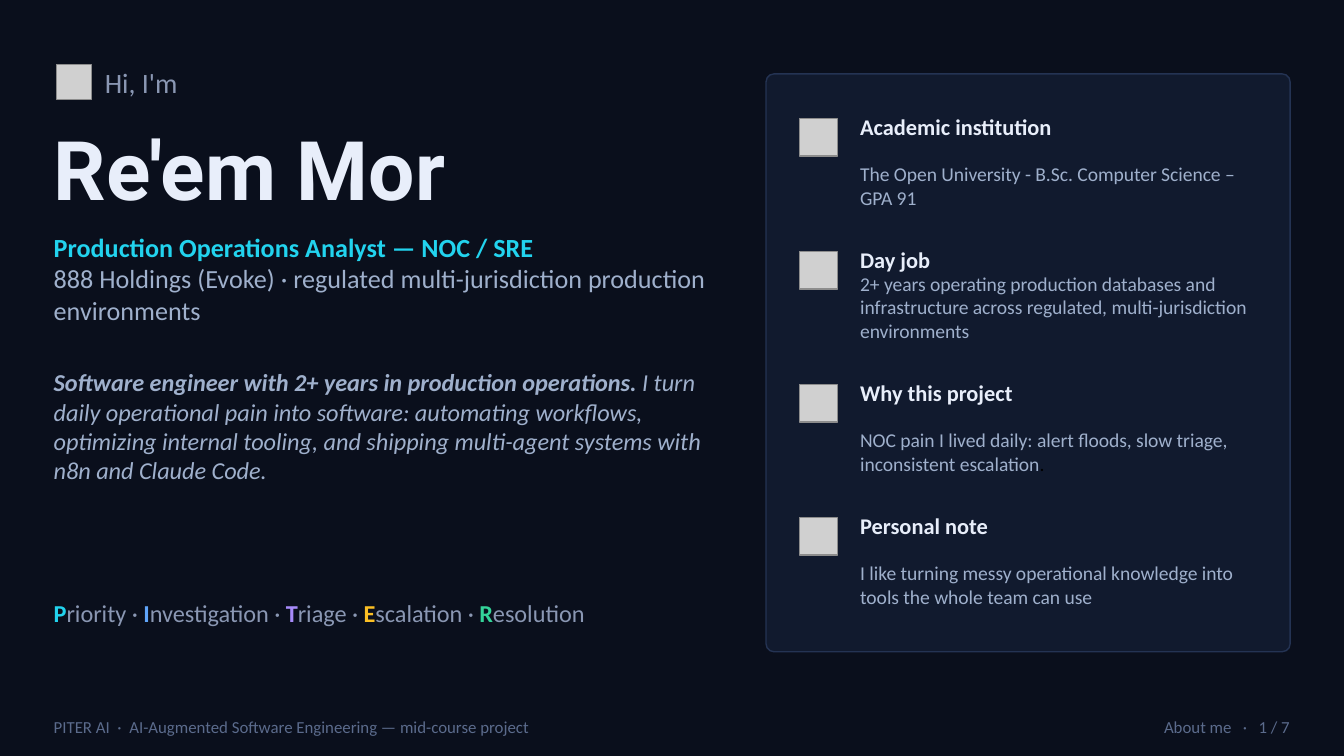
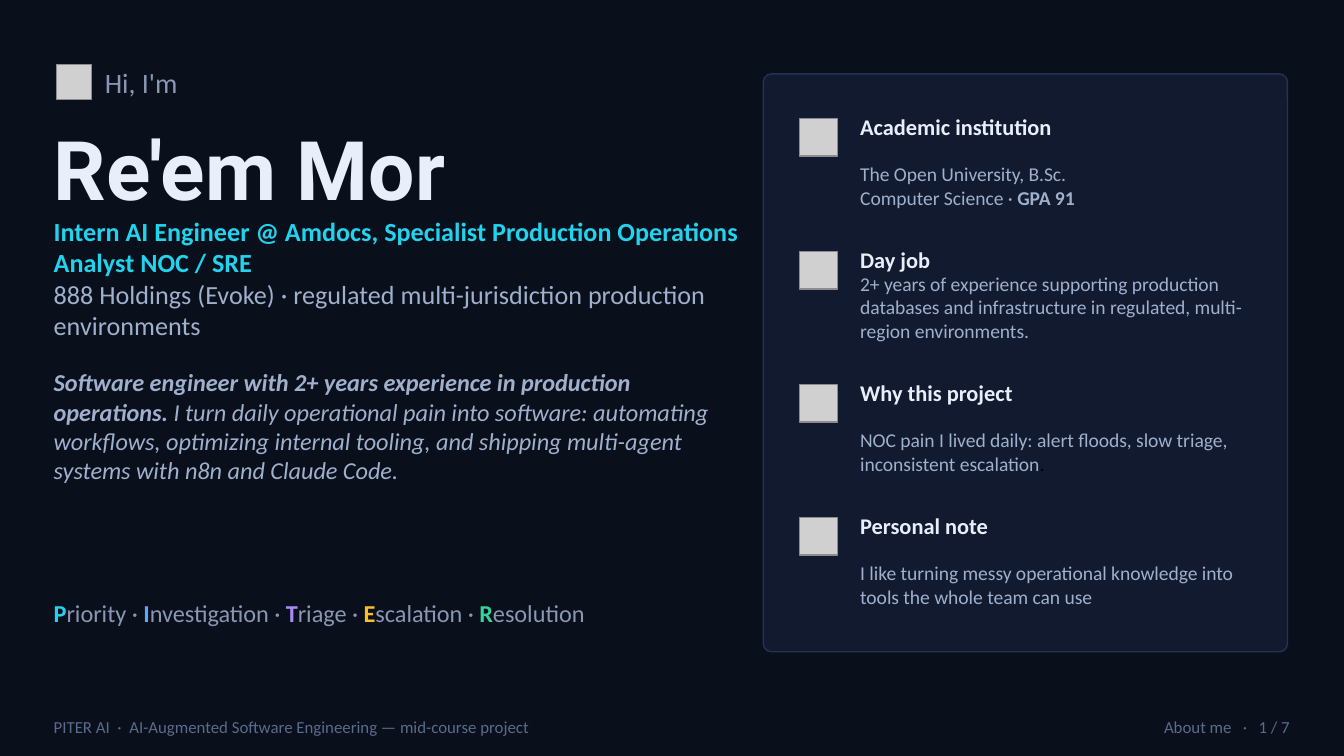
Before and after one commit to reem-mor/ai-engineering-portfolio, a slide deck: slide 1 of projects/piter-aiops/presentation/presentation_v1.pptx. Drawn at 1344x756 pixels with LibreOffice and Linux fonts; fonts in the diff are those of the drawing; grey boxes stand for pictures. Boxes give left, top, right and bottom in pixels: in the first picture for what was removed or moved away, otherwise in the second. Text is boxed around its words. In the diff, an @@ line names an element or a change of style, - is before the commit and + after.

```diff
--- a/projects/piter-aiops/presentation/presentation_v1.pptx
+++ b/projects/piter-aiops/presentation/presentation_v1.pptx
@@ text at [860,167,1075,208]: text changed @@
-The Open University - B.Sc. Computer Science – GPA 91
+The Open University, B.Sc. Computer Science · GPA 91
@@ text at [54,222,737,276]: text changed @@
-Production Operations Analyst — NOC / SRE
+Intern AI Engineer @ Amdocs, Specialist Production Operations Analyst NOC / SRE
@@ text at [860,277,1242,342]: text changed @@
-2+ years operating production databases and infrastructure across regulated, multi-jurisdiction environments
+2+ years of experience supporting production databases and infrastructure in regulated, multi-region environments.
@@ text at [54,374,708,483]: text changed @@
-Software engineer with 2+ years in production operations. I turn daily operational pain into software: automating workflows, optimizing internal tooling, and shipping multi-agent systems with n8n and Claude Code.
+Software engineer with 2+ years experience in production operations. I turn daily operational pain into software: automating workflows, optimizing internal tooling, and shipping multi-agent systems with n8n and Claude Code.
```
Also in this commit, not shown: 2 other slides changed.
